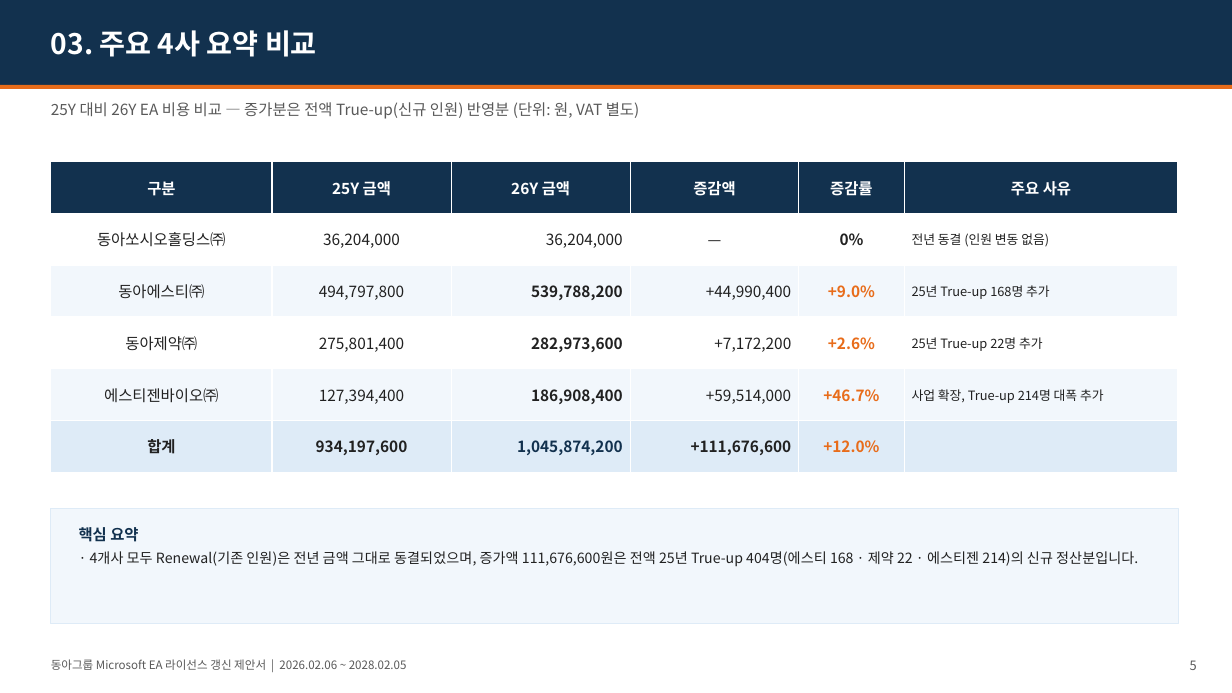
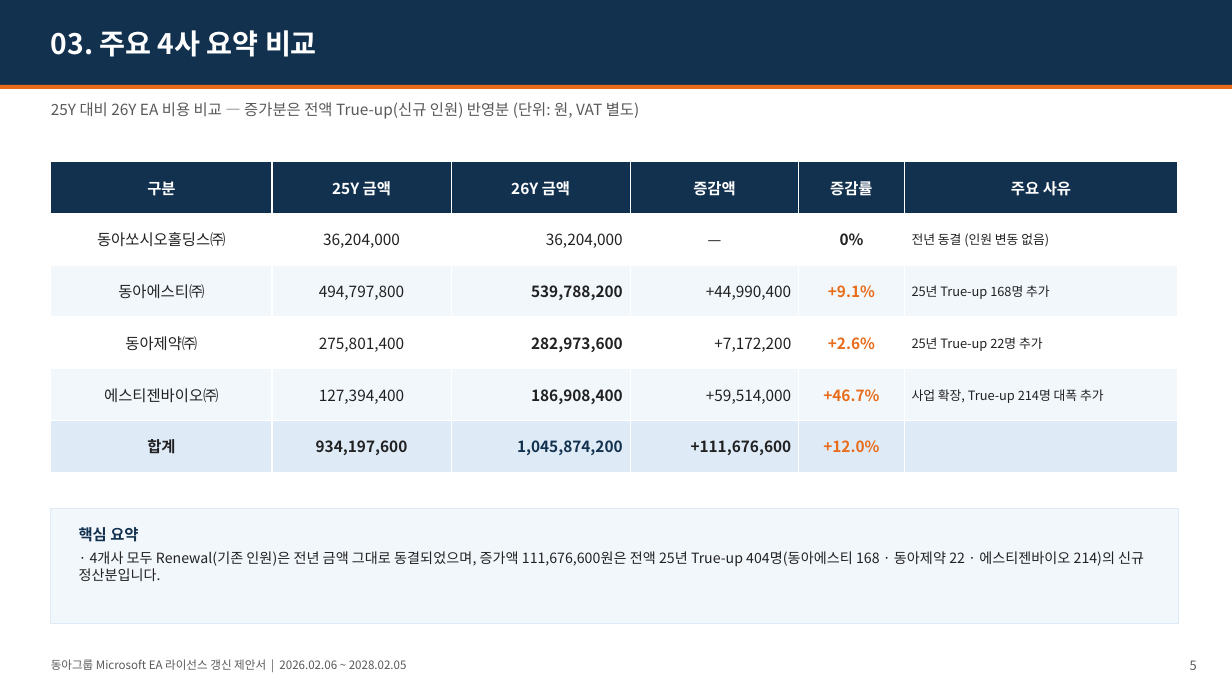
Before and after one commit to mss881024-dev/first-project, a slide deck: slide 5 of docs/ea-renewal-proposal/동아그룹_Microsoft_EA_갱신제안서_2026.pptx. Drawn at 1232x693 pixels with LibreOffice and Linux fonts; fonts in the diff are those of the drawing. Boxes give left, top, right and bottom in pixels: in the first picture for what was removed or moved away, otherwise in the second. Text is boxed around its words. In the diff, an @@ line names an element or a change of style, - is before the commit and + after.

```diff
--- a/docs/ea-renewal-proposal/동아그룹_Microsoft_EA_갱신제안서_2026.pptx
+++ b/docs/ea-renewal-proposal/동아그룹_Microsoft_EA_갱신제안서_2026.pptx
@@ table at bbox=[51, 162, 1177, 472] @@
-row 3, column 5: +9.0%
+row 3, column 5: +9.1%
@@ text at bbox=[79, 551, 1144, 581]: text changed @@
-· 4개사 모두 Renewal(기존 인원)은 전년 금액 그대로 동결되었으며, 증가액 111,676,600원은 전액 25년 True-up 404명(에스티 168 · 제약 22 · 에스티젠 214)의 신규 정산분입니다.
+· 4개사 모두 Renewal(기존 인원)은 전년 금액 그대로 동결되었으며, 증가액 111,676,600원은 전액 25년 True-up 404명(동아에스티 168 · 동아제약 22 · 에스티젠바이오 214)의 신규 정산분입니다.
```
Also in this commit, not shown: 6 other slides changed, 1 other file.
